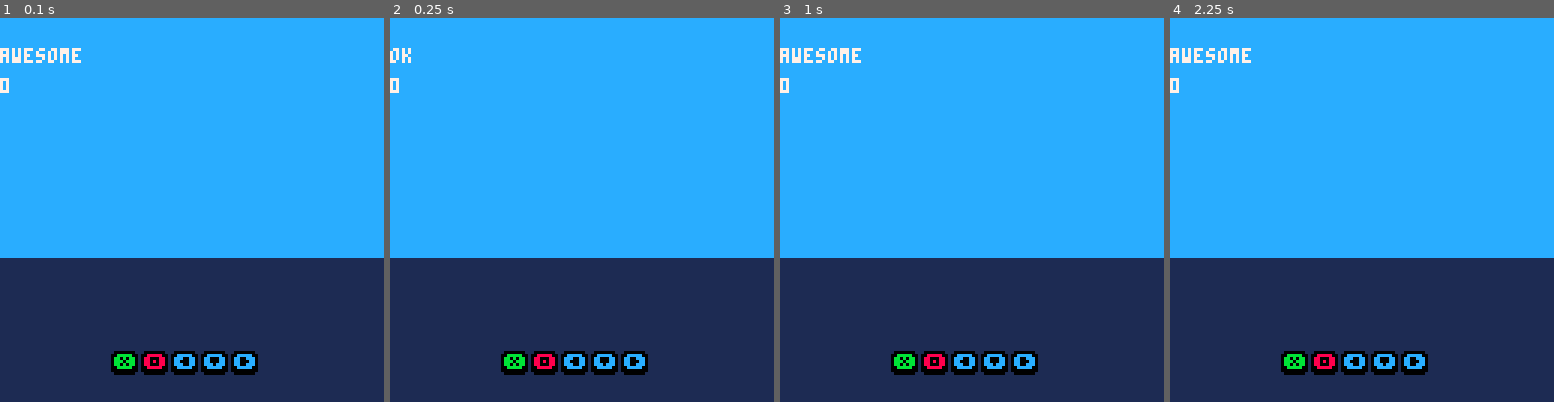
Above: before the commit, frames 1-4 (left to right).
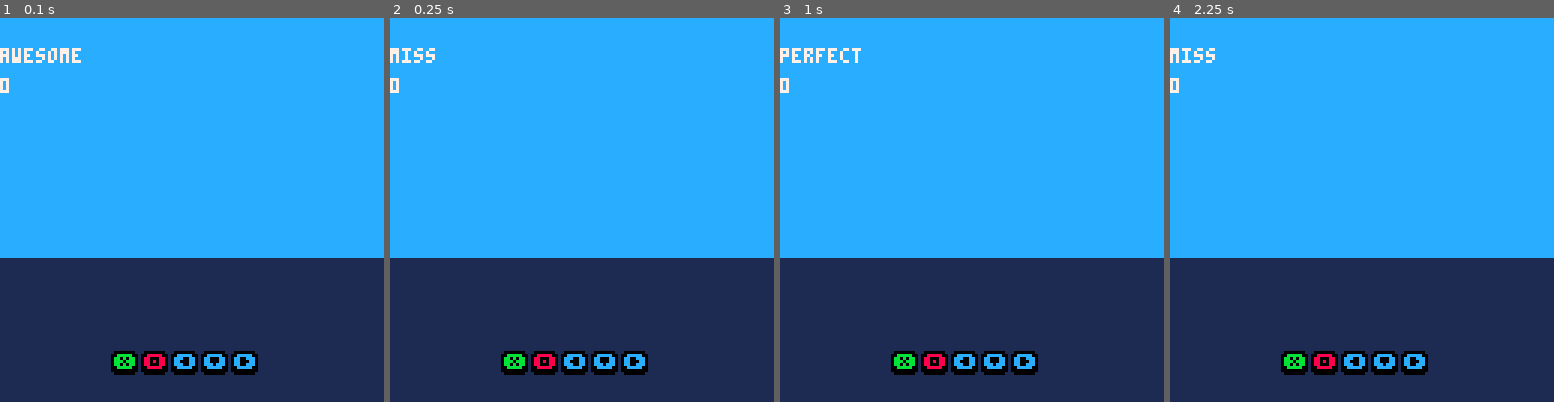
Above: after the commit, the same moments.

Repository: nascimento-cesar/pablos-encore-against-evil
Game: PICO-8 cartridge src/pablos-ultimate-encore-against-evil-forces.p8
Two runs of this game, one before a commit and one after it. Both use one fixed random seed, a clock stepped at 60 frames per second and the inputs below.
Inputs:
- Up to frame 1 (0.1 s): no input
- Up to frame 2 (0.25 s): no input
- Up to frame 3 (1 s): tap X (X key) at 0.33 s; tap O (Z key) at 0.7 s
- Up to frame 4 (2.25 s): tap X (X key) at 1.07, 1.85 s; hold Right 1.6-2.1 s; tap O (Z key) at 1.7, 2.1 s; hold Up from 2.15 s (still down)

Frame 1 is identical in both runs. In frame 2, 0.2% of the frame differs, in the area x 0-12%, y 7-12%; in frame 3, 0.2%; in frame 4, 0.3%, in the area x 0-22%, y 7-12%.

Commit message:
feat: define frames per beat

Diff:
--- a/src/classes/game.lua
+++ b/src/classes/game.lua
@@ -5,7 +5,7 @@
 
   obj.player = Player:new()
   obj.song = Song:new("canon_rock")
-  obj.metronome = Metronome:new(obj.song.track.frames_per_beat)
+  obj.metronome = Metronome:new(obj.song.track.bpm)
 
   return obj
 end
--- a/src/classes/metronome.lua
+++ b/src/classes/metronome.lua
@@ -1,10 +1,10 @@
 Metronome = Base:new()
 
-function Metronome:new(frames_per_beat)
+function Metronome:new(bpm)
   local obj = Base.new(self)
 
   obj.current_beat = 0
-  obj.frames_per_beat = frames_per_beat
+  obj.frames_per_beat = flr(64 * 60 / bpm)
   obj.frames = 0
   obj.frame_type = ""
 
--- a/src/update.lua
+++ b/src/update.lua
@@ -1,3 +1,3 @@
-function _update()
+function _update60()
   game:update()
 end
--- a/src/utils.lua
+++ b/src/utils.lua
@@ -78,5 +78,5 @@
 end
 
 function get_track(track_name)
-  return { frames_per_beat = 32 }
+  return { bpm = 64 }
 end
